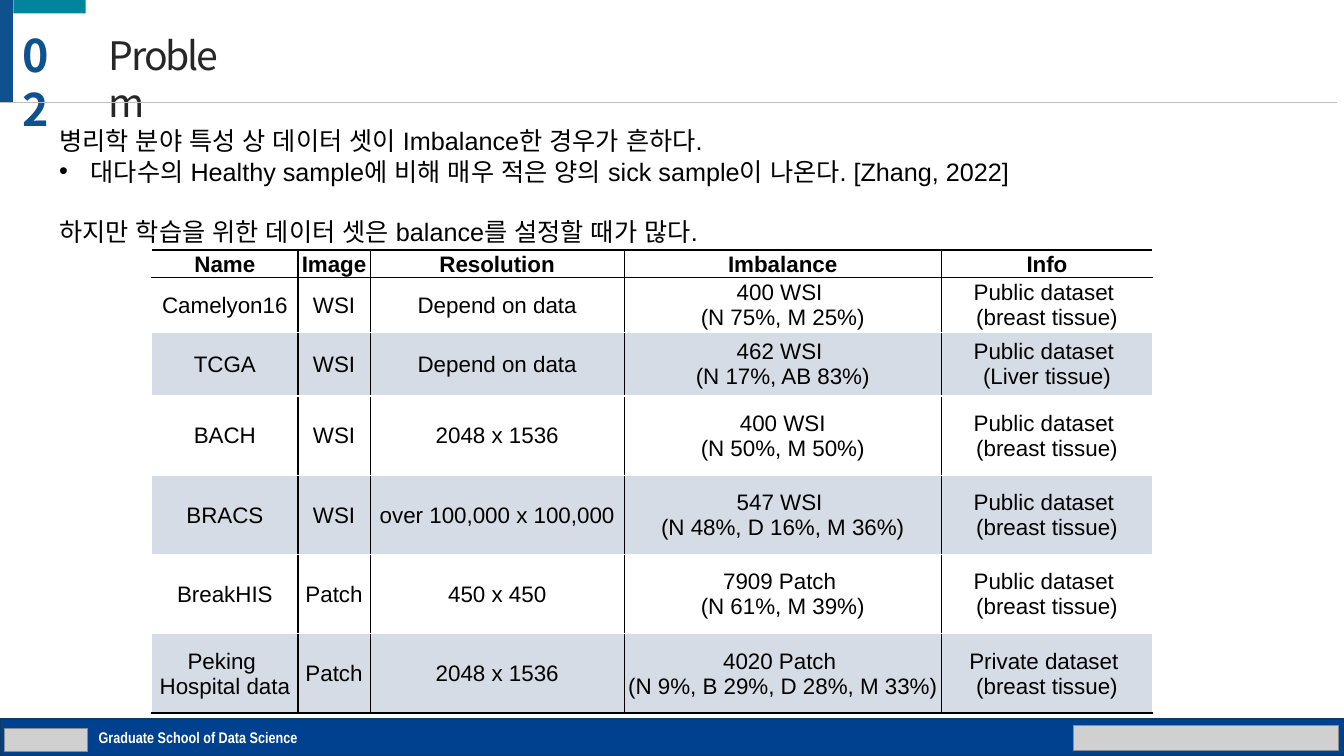
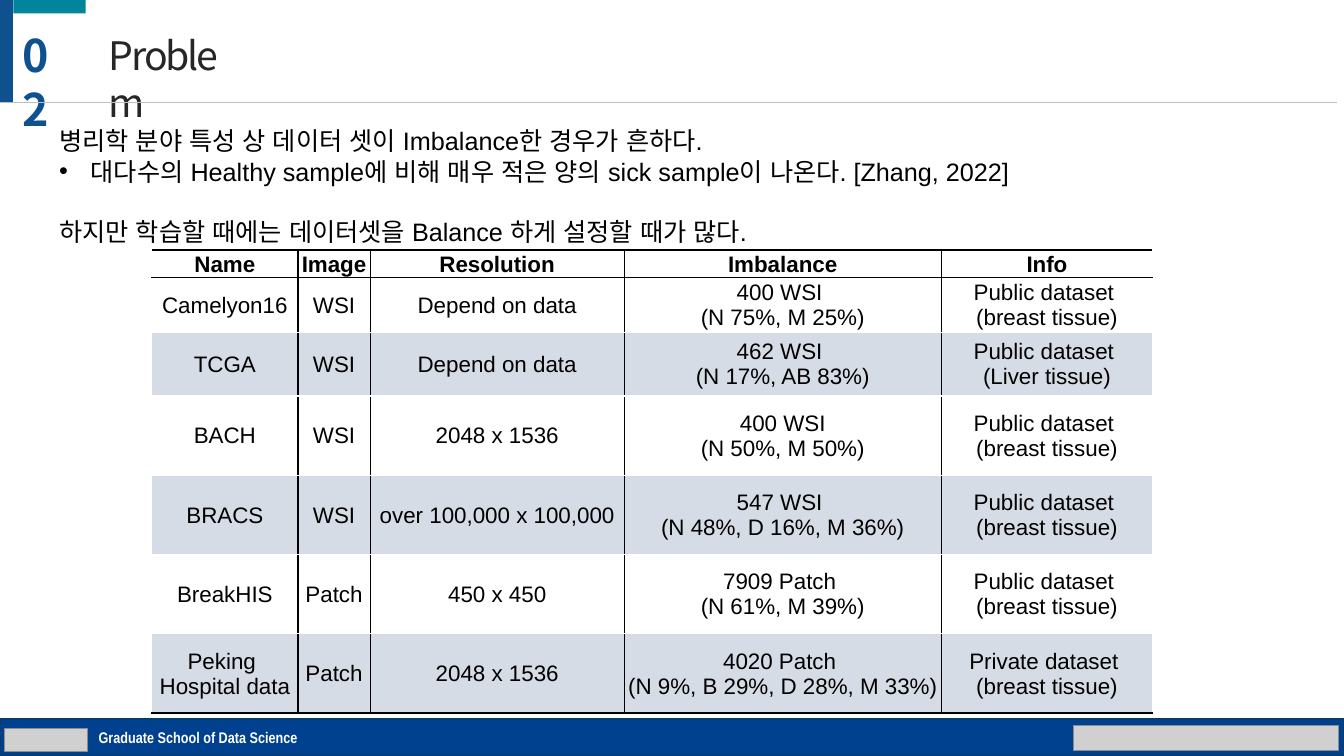
Before and after one commit to gusrn0505/TIL, a slide deck: slide 8 of 씨젠/발표 자료(다듬는 중).pptx. Drawn at 1344x756 pixels with LibreOffice and Linux fonts; fonts in the diff are those of the drawing; grey boxes stand for pictures. Boxes give left, top, right and bottom in pixels: in the first picture for what was removed or moved away, otherwise in the second. Text is boxed around its words. In the diff, an @@ line names an element or a change of style, - is before the commit and + after.

```diff
--- a/씨젠/발표 자료(다듬는 중).pptx
+++ b/씨젠/발표 자료(다듬는 중).pptx
@@ text at (59, 220, 746, 243): text changed @@
-하지만 학습을 위한 데이터 셋은 balance를 설정할 때가 많다.
+하지만 학습할 때에는 데이터셋을 Balance 하게 설정할 때가 많다.
```
Also in this commit, not shown: 9 other slides changed, 2 slides added, 3 slides removed, 1 other file.
